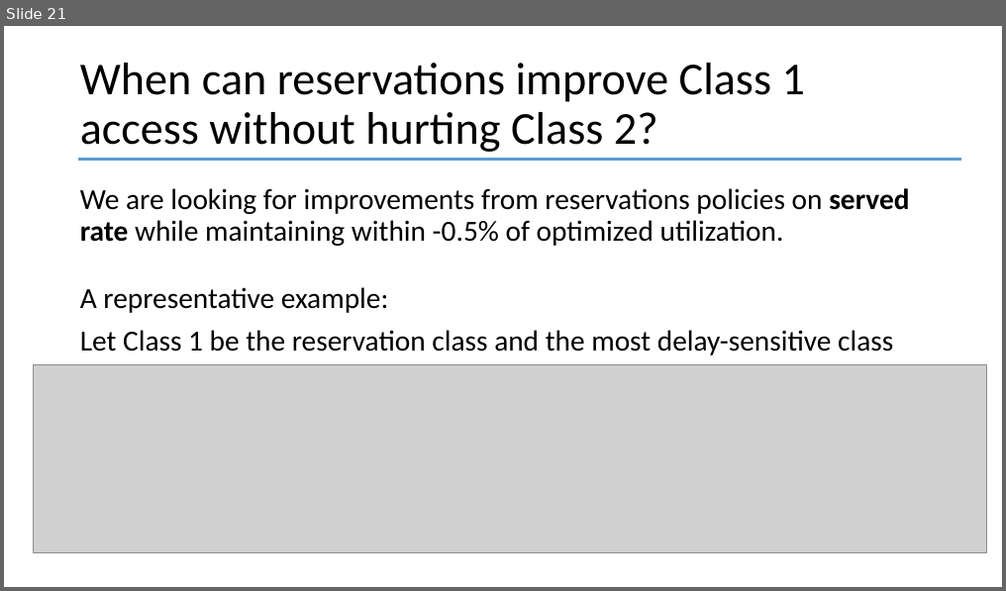
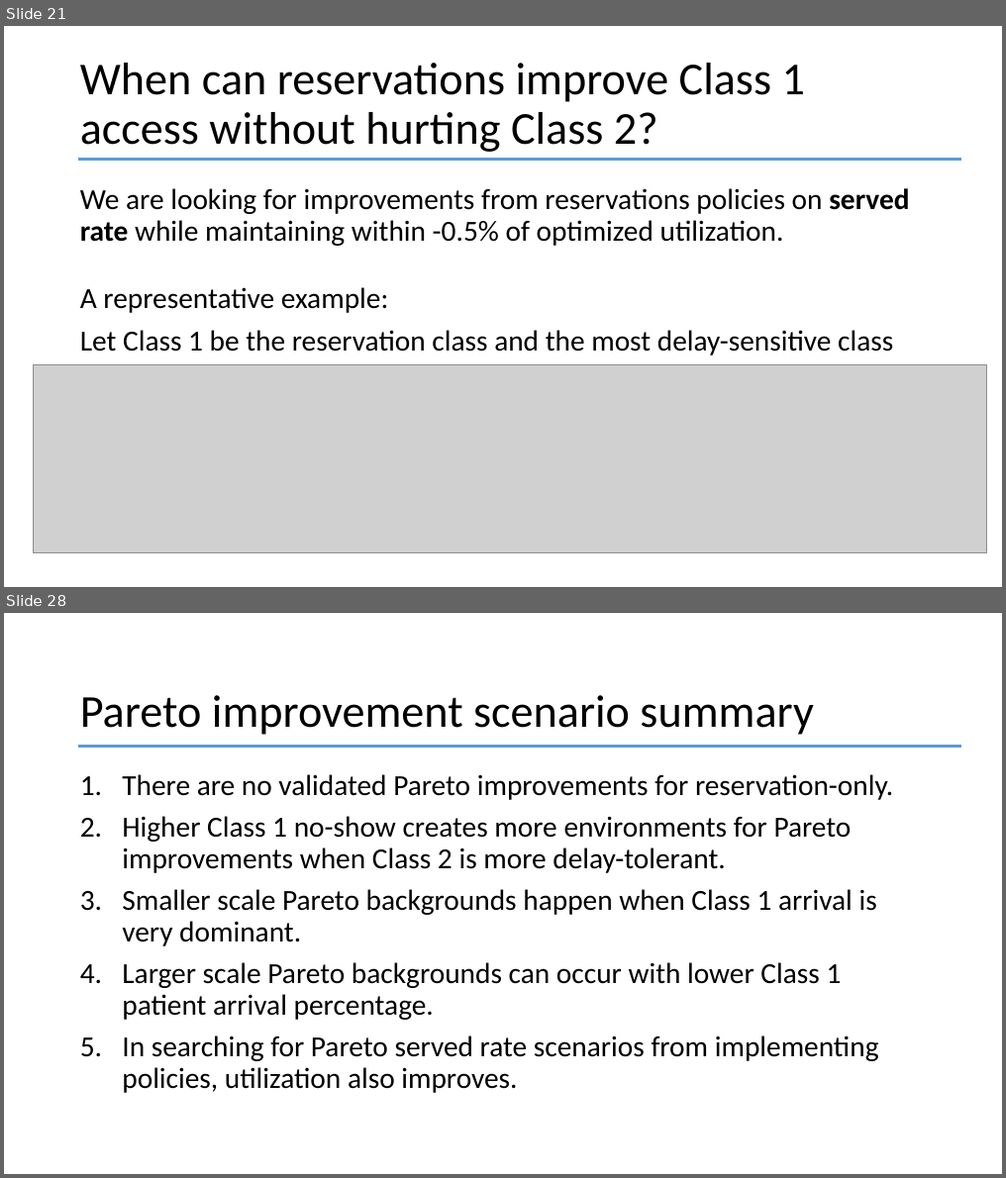
Before and after one commit to YcartXin/CUIMC-Appointment-Simulation, a slide deck: presentation/FCFS Presentation.pptx. Shown one above the other, each under a label of ours: slide 21 before the commit, slides 21 and 28 after it; the slides between them are not shown. The pictures are 1006x591 and 1006x1178 pixels, drawn with LibreOffice and Linux fonts; fonts in the diff are those of the drawing; grey boxes stand for pictures. Boxes give left, top, right and bottom in pixels: in the first picture for what was removed or moved away, otherwise in the second. Text is boxed around its words. In the diff, an @@ line names an element or a change of style, - is before the commit and + after.

```diff
--- a/presentation/FCFS Presentation.pptx
+++ b/presentation/FCFS Presentation.pptx
@@ slide 28 added at (x1=4, y1=613, x2=1002, y2=1174), background #FFFFFF @@
@@ title added at (x1=80, y1=695, x2=813, y2=735), 44 pt, text #000000 @@
+Pareto improvement scenario summary
@@ line added from (78, 747) to (961, 747), #5B9BD5 2.25 pt @@
@@ text added at (x1=122, y1=774, x2=893, y2=1093), 28 pt, text #000000 @@
+1. There are no validated Pareto improvements for reservation-only.
+2. Higher Class 1 no-show creates more environments for Pareto improvements when Class 2 is more delay-tolerant.
+3. Smaller scale Pareto backgrounds happen when Class 1 arrival is very dominant.
+4. Larger scale Pareto backgrounds can occur with lower Class 1 patient arrival percentage.
+5. In searching for Pareto served rate scenarios from implementing policies, utilization also improves.
```
Also in this commit, not shown: 4 slides changed, 3 other slides added, 2 slides removed, 17 other files.
